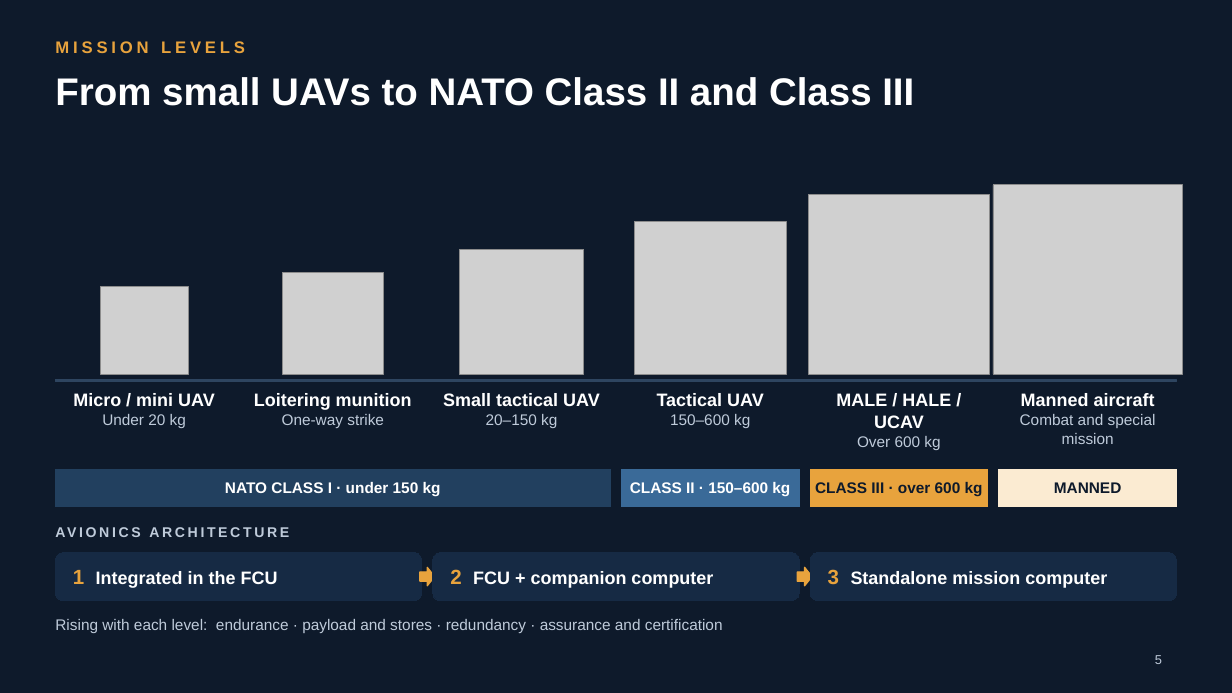
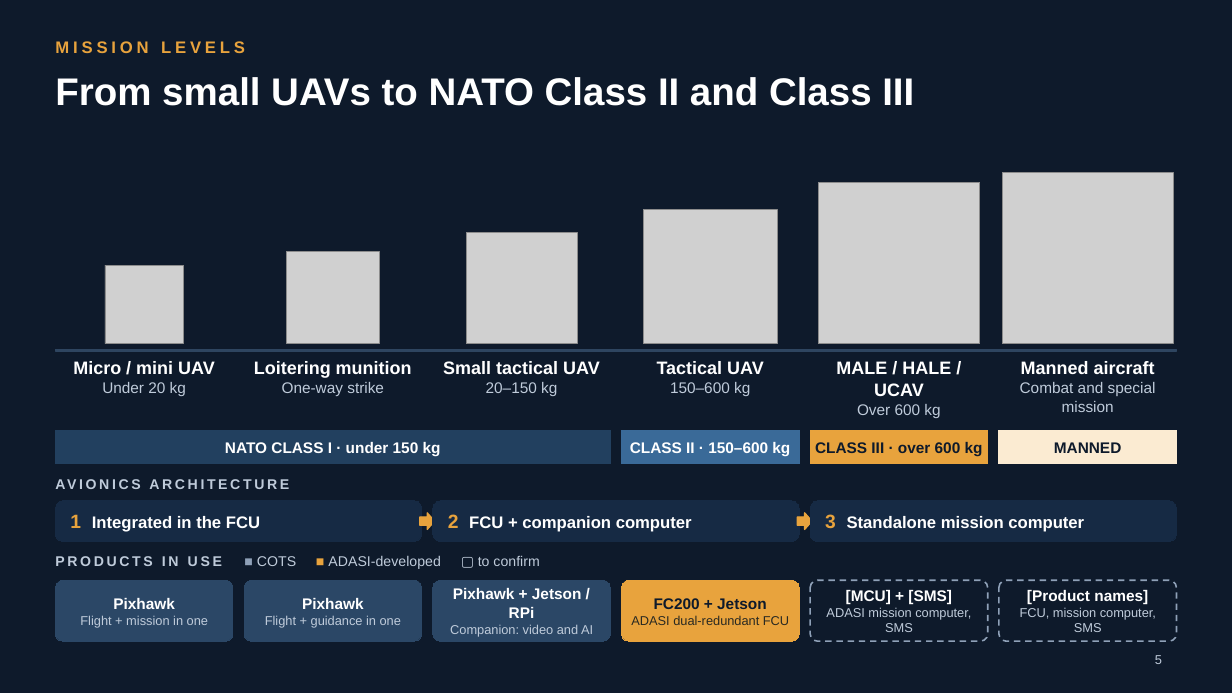
Before and after one commit to mmasabi/AIRepo, a slide deck: slide 5 of Avionics_CoE_Presentation.pptx. Drawn at 1232x693 pixels with LibreOffice and Linux fonts; fonts in the diff are those of the drawing; grey boxes stand for pictures. Boxes give left, top, right and bottom in pixels: in the first picture for what was removed or moved away, otherwise in the second. Text is boxed around its words. In the diff, an @@ line names an element or a change of style, - is before the commit and + after.

```diff
--- a/Avionics_CoE_Presentation.pptx
+++ b/Avionics_CoE_Presentation.pptx
@@ picture: place and size @@
-picture at (994,185,1183,374)
+picture at (1003,173,1174,344)
@@ picture: place and size @@
-picture at (809,194,989,374)
+picture at (818,182,980,344)
@@ picture: place and size @@
-picture at (459,250,584,374)
+picture at (467,233,578,344)
@@ picture: place and size @@
-picture at (634,222,787,374)
+picture at (643,210,777,344)
@@ picture: place and size @@
-picture at (101,287,189,374)
+picture at (105,265,184,344)
@@ picture: place and size @@
-picture at (282,273,384,374)
+picture at (287,251,379,344)
@@ text "Micro / mini UAV": place and size @@
-text "Micro / mini UAV" at (73,393,215,428)
+text "Micro / mini UAV" at (73,361,215,396)
@@ rectangle: place and size @@
-rectangle at (55,380,1177,382)
+rectangle at (55,349,1177,351)
@@ text "Loitering munition": place and size @@
-text "Loitering munition" at (254,393,412,428)
+text "Loitering munition" at (254,361,412,396)
@@ text "Small tactical UAV": place and size @@
-text "Small tactical UAV" at (443,393,600,428)
+text "Small tactical UAV" at (443,361,600,396)
@@ text "Tactical UAV": place and size @@
-text "Tactical UAV" at (657,393,764,428)
+text "Tactical UAV" at (657,361,764,396)
@@ text "MALE / HALE / UCAV": place and size @@
-text "MALE / HALE / UCAV" at (836,393,951,450)
+text "MALE / HALE / UCAV" at (836,361,951,418)
@@ text "Manned aircraft": place and size @@
-text "Manned aircraft" at (1020,393,1156,444)
+text "Manned aircraft" at (1020,361,1156,412)
@@ 4 rectangles: place and size @@
-4 rectangles at (55,470,1177,506)
+4 rectangles at (55,431,1177,464)
@@ text "AVIONICS ARCHITECTURE": place and size @@
-text "AVIONICS ARCHITECTURE" at (55,523,425,549)
+text "AVIONICS ARCHITECTURE" at (55,475,425,499)
@@ rounded rectangle "1 Integrated in the FCU": place and size @@
-rounded rectangle "1 Integrated in the FCU" at (55,553,421,601)
+rounded rectangle "1 Integrated in the FCU" at (55,501,421,542)
@@ rounded rectangle "1 Integrated in the FCU" at (55,501,421,542): size 16 to 15 pt in "1"; size 14 to 13 pt; proportions changed @@
@@ rounded rectangle "2 FCU + companion computer": place and size @@
-rounded rectangle "2 FCU + companion computer" at (433,553,799,601)
+rounded rectangle "2 FCU + companion computer" at (433,501,799,542)
@@ rounded rectangle "2 FCU + companion computer" at (433,501,799,542): size 16 to 15 pt in "2"; size 14 to 13 pt; proportions changed @@
@@ rounded rectangle "3 Standalone mission computer": place and size @@
-rounded rectangle "3 Standalone mission computer" at (811,553,1177,601)
+rounded rectangle "3 Standalone mission computer" at (811,501,1177,542)
@@ rounded rectangle "3 Standalone mission computer" at (811,501,1177,542): size 16 to 15 pt in "3"; size 14 to 13 pt; proportions changed @@
@@ right arrow: place and size @@
-right arrow at (420,567,434,586)
+right arrow at (420,513,434,530)
@@ right arrow: place and size @@
-right arrow at (798,567,812,586)
+right arrow at (798,513,812,530)
@@ text at (55,556,539,569): text changed; size 12 to 11 pt @@
-Rising with each level: endurance · payload and stores · redundancy · assurance and certification
+PRODUCTS IN USE ■ COTS ■ ADASI-developed ▢ to confirm
@@ rounded rectangle added at (55,580,233,641), fill #2B4766, outline #2B4766 0.75 pt, 10 pt, text #BFCBDA @@
+Pixhawk
+Flight + mission in one
@@ rounded rectangle added at (244,580,421,641), fill #2B4766, outline #2B4766 0.75 pt, 10 pt, text #BFCBDA @@
+Pixhawk
+Flight + guidance in one
@@ rounded rectangle added at (433,580,610,641), fill #2B4766, outline #2B4766 0.75 pt, 10 pt, text #BFCBDA @@
+Pixhawk + Jetson / RPi
+Companion: video and AI
@@ rounded rectangle added at (622,580,799,641), fill #E8A33D, outline #E8A33D 0.75 pt, 10 pt, text #2A2A22 @@
+FC200 + Jetson
+ADASI dual-redundant FCU
@@ rounded rectangle added at (811,580,988,641), fill #0E1A2B, outline #8FA1B8 1.25 pt dashed, 10 pt, text #BFCBDA @@
+[MCU] + [SMS]
+ADASI mission computer, SMS
@@ rounded rectangle added at (999,580,1177,641), fill #0E1A2B, outline #8FA1B8 1.25 pt dashed, 10 pt, text #BFCBDA @@
+[Product names]
+FCU, mission computer, SMS
```
